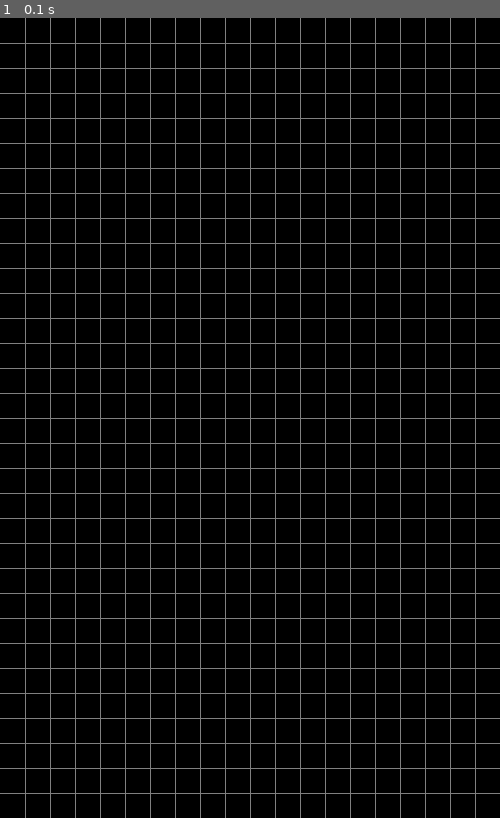
Above: before the commit, frame 1.
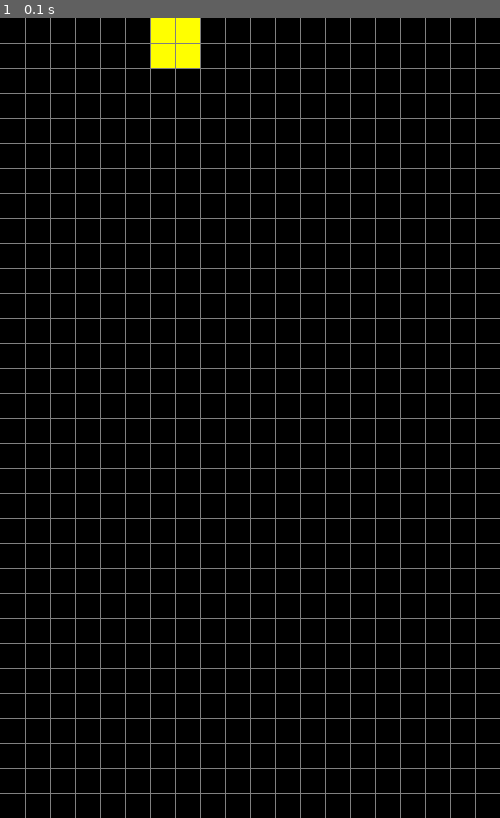
Above: after the commit, the same moment.

Repository: Andrew-P-Jones/PyGame
Game: pygame game, started from tetris.py
The game is run twice, just before and just after one commit, with the same random seed, the same clock (stepped at 60 frames per second) and the same inputs.
Inputs:
- Up to frame 1 (0.1 s): no input

The runs differ from the first frame. In frame 1, 0.6% of the frame differs, in the area x 30-40%, y 0-7%.

Commit message:
Constants and Shapes
Created a folder for all the game constants, created the super class shape and the child class square with some of the methods

Diff:
--- a/tetris.py
+++ b/tetris.py
@@ -1,25 +1,25 @@
 import pygame
 import sys
+from tetris_constants import *
+from tetris_shapes import Square
 
 # Initialize Pygame
 pygame.init()
 
 # Set up the display
-BLACK = (0, 0, 0)
-WHITE = (255, 255, 255)
-GRAY = (128, 128, 128)
-WIDTH = 500
-HEIGHT = 800
 SCREEN = pygame.display.set_mode((WIDTH, HEIGHT))
 pygame.display.set_caption("Tetris")
-tile_size = 25
 
-def draw_grid(tile_size):
-    for x in range(tile_size, WIDTH, tile_size):
+
+def draw_grid(TILE_SIZE):
+    for x in range(TILE_SIZE, WIDTH, TILE_SIZE):
         pygame.draw.line(SCREEN, GRAY, (x, 0), (x, HEIGHT))
 
-    for y in range(tile_size, HEIGHT, tile_size):
+    for y in range(TILE_SIZE, HEIGHT, TILE_SIZE):
         pygame.draw.line(SCREEN, GRAY, (0, y), (WIDTH, y))
+
+
+square1 = Square(6, 0)
 
 
 # Main game loop
@@ -34,7 +34,11 @@
 
     # Fill the SCREEN with a color
     SCREEN.fill(BLACK)
-    draw_grid(tile_size)
+
+    # Draw Shapes
+    square1.draw(SCREEN)
+
+    draw_grid(TILE_SIZE)
     pygame.display.flip()
 
 # Quit Pygame
--- /dev/null
+++ b/tetris_constants.py
@@ -0,0 +1,20 @@
+## Define all the constants used in the game
+
+# Window dimensions
+WIDTH = 500
+HEIGHT = 800
+TILE_SIZE = 25
+
+# Basic colors
+BLACK = (0, 0, 0)
+WHITE = (255, 255, 255)
+GRAY = (128, 128, 128)
+
+# Need 7 colors for the 7 shapes
+CYAN = (0, 255, 255) # Line
+YELLOW = (255, 255, 0) # Square
+PURPLE = (128, 0, 128) # t
+LIME = (0, 255, 0) # S
+RED = (255, 0, 0) # Z
+BLUE = (0, 0, 255) # Left_L
+ORANGE = (255, 165, 0) # Right_L
--- /dev/null
+++ b/tetris_shapes.py
@@ -0,0 +1,51 @@
+from abc import ABC, abstractmethod
+from tetris_constants import *
+import pygame
+
+
+# Super Class
+class Shape(ABC):
+    def __init__(self, x, y):
+        self.x = x * TILE_SIZE
+        self.y = y * TILE_SIZE
+
+    @abstractmethod
+    def draw(self, screen):
+        pass
+
+    @abstractmethod
+    def move(self, dx):
+        pass
+
+    def fall(self):
+        self.y += TILE_SIZE
+
+    @abstractmethod
+    def rotate(self):
+        pass
+
+
+
+
+class Square(Shape):
+    COLOR = YELLOW
+
+    def __init__(self, x, y):
+        super().__init__(x, y)
+
+    def draw(self, screen):
+        pygame.draw.rect(screen, self.COLOR, (self.x, self.y, TILE_SIZE * 2, TILE_SIZE * 2))
+
+
+    def move(self, keys):
+        #check to see if the shape is at the edge of the screen
+        if self.x > 0:
+            if keys[pygame.K_LEFT]:
+                self.x -= TILE_SIZE
+        if self.x < WIDTH - TILE_SIZE:
+            if keys[pygame.K_RIGHT]:
+                self.x += TILE_SIZE
+
+
+    def rotate(self):
+        pass
Renamed: pygame_loop.py -> pong.py
